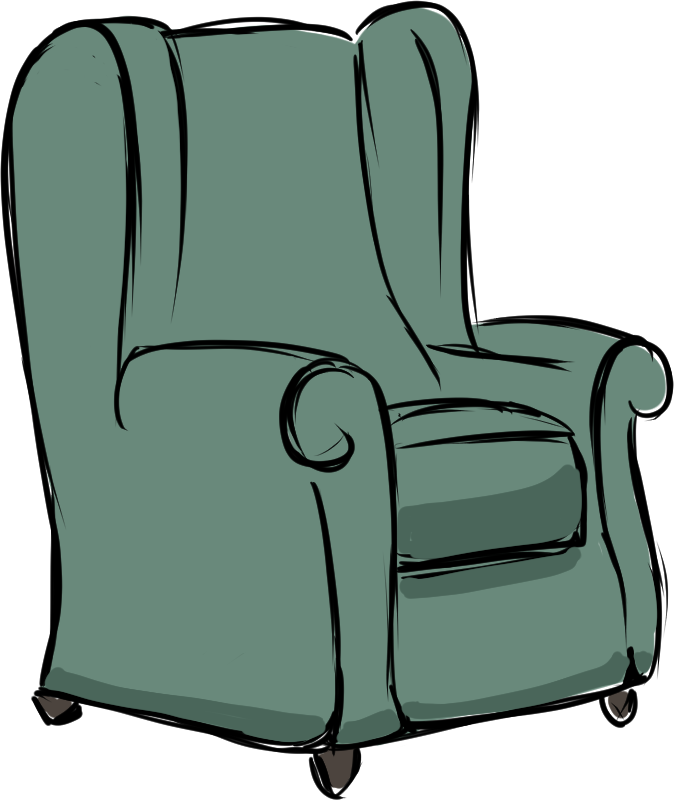
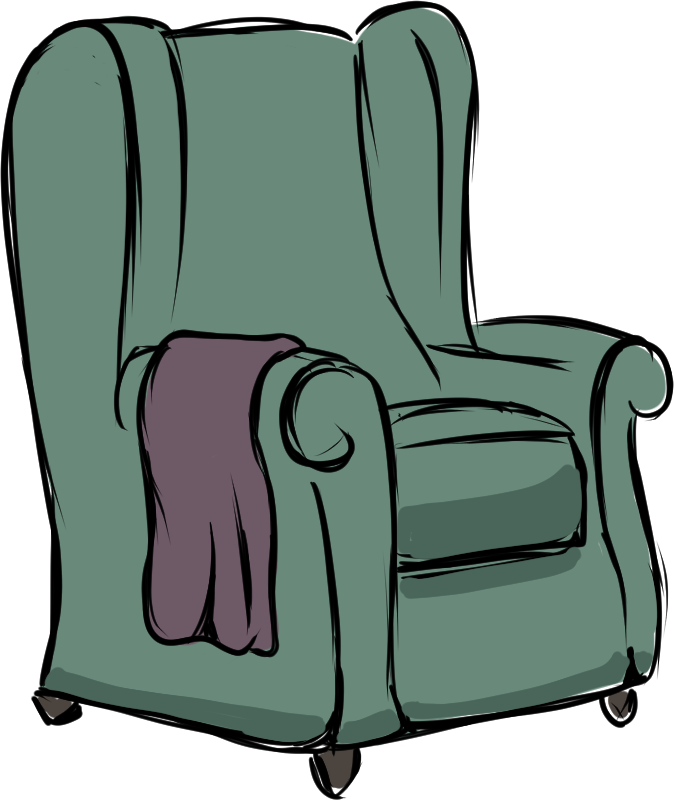
Two versions of the same layered image (674 × 800). Layer-by-layer changes:
showed "blanket_sofa" over [136, 329, 307, 658]
